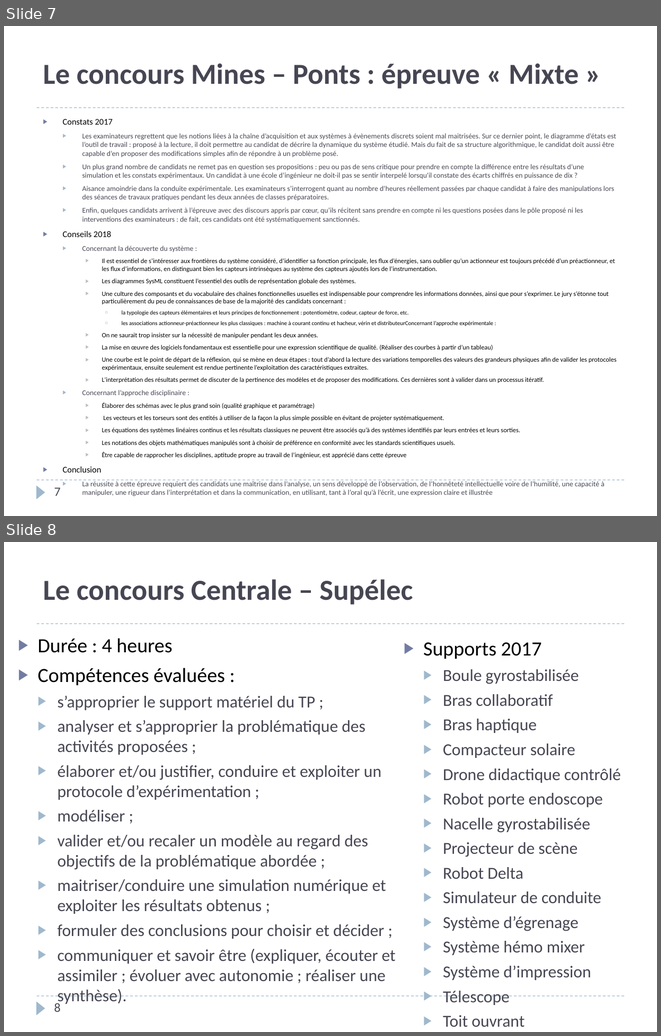
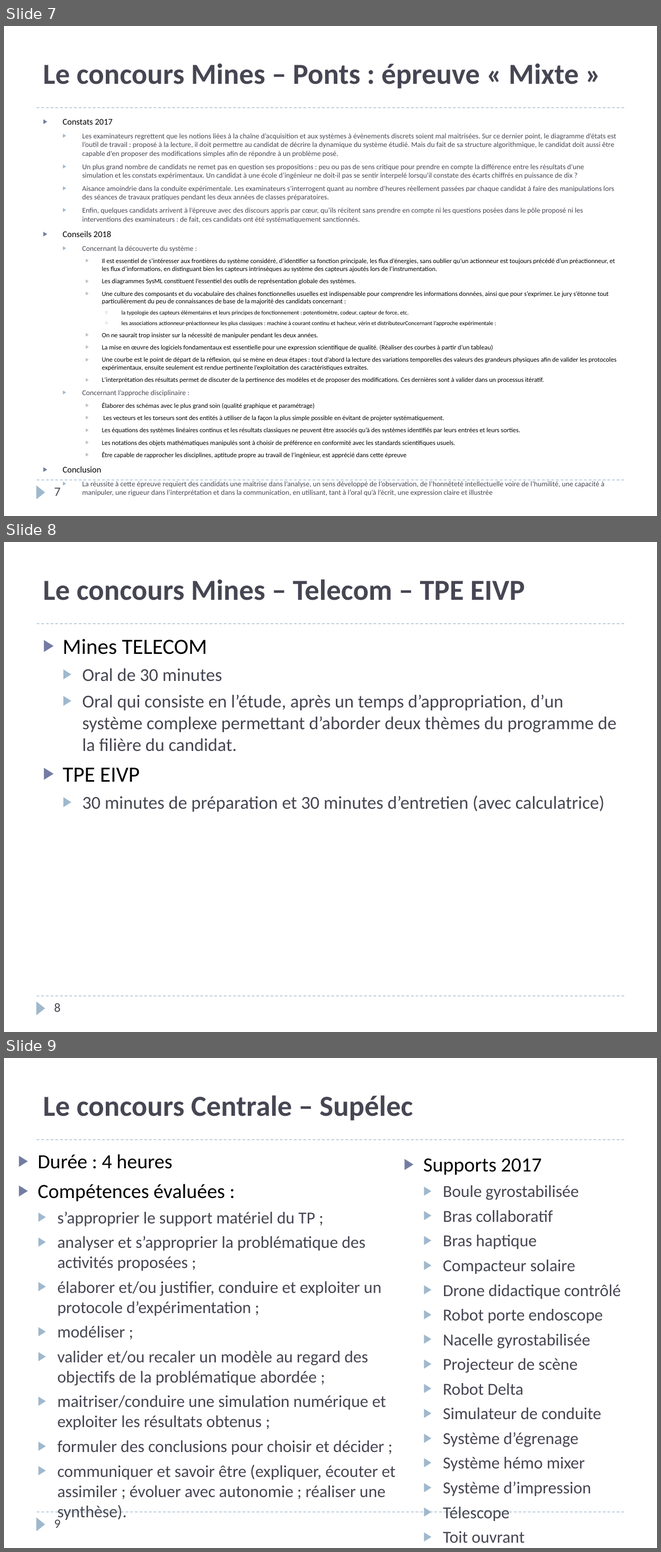
Before and after one commit to xpessoles/PSI, a slide deck: PreparationOral/PreparationOral.pptx. Shown one above the other, each under a label of ours: slides 7 and 8 before the commit, slides 7, 8 and 9 after it. The pictures are 661x1036 and 661x1552 pixels, drawn with LibreOffice and Linux fonts; fonts in the diff are those of the drawing. Boxes give left, top, right and bottom in pixels: in the first picture for what was removed or moved away, otherwise in the second. Text is boxed around its words. In the diff, an @@ line names an element or a change of style, - is before the commit and + after.

```diff
--- a/PreparationOral/PreparationOral.pptx
+++ b/PreparationOral/PreparationOral.pptx
@@ slide 8 added at <box>4,542,657,1032</box>, background #FFFFFF; not listed: 3 template elements that a slide beside it also shows @@
@@ title added at <box>43,579,525,600</box>, 32 pt, text #464653, bold @@
+Le concours Mines – Telecom – TPE EIVP
@@ text added at <box>63,638,617,812</box>, 20 pt, text #464653 @@
+▶ Mines TELECOM
+  ▶ Oral de 30 minutes
+  ▶ Oral qui consiste en l’étude, après un temps d’appropriation, d’un système complexe permettant d’aborder deux thèmes du programme de la filière du candidat.
+▶ TPE EIVP
+  ▶ 30 minutes de préparation et 30 minutes d’entretien (avec calculatrice)
@@ page number added at <box>54,1003,61,1012</box>, 14 pt, text #464653 @@
+8
@@ what was slide 8 is now slide 9 @@
@@ page number at <box>54,1519,61,1528</box>: text changed @@
-8
+9
```
Also in this commit, not shown: 1 slide changed.
